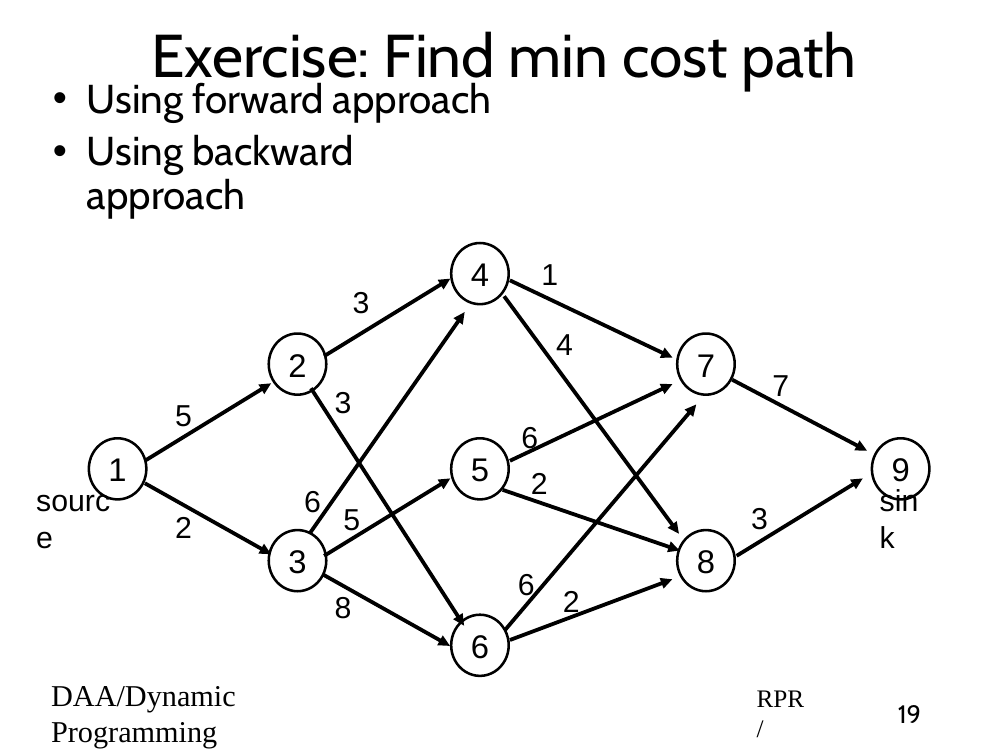
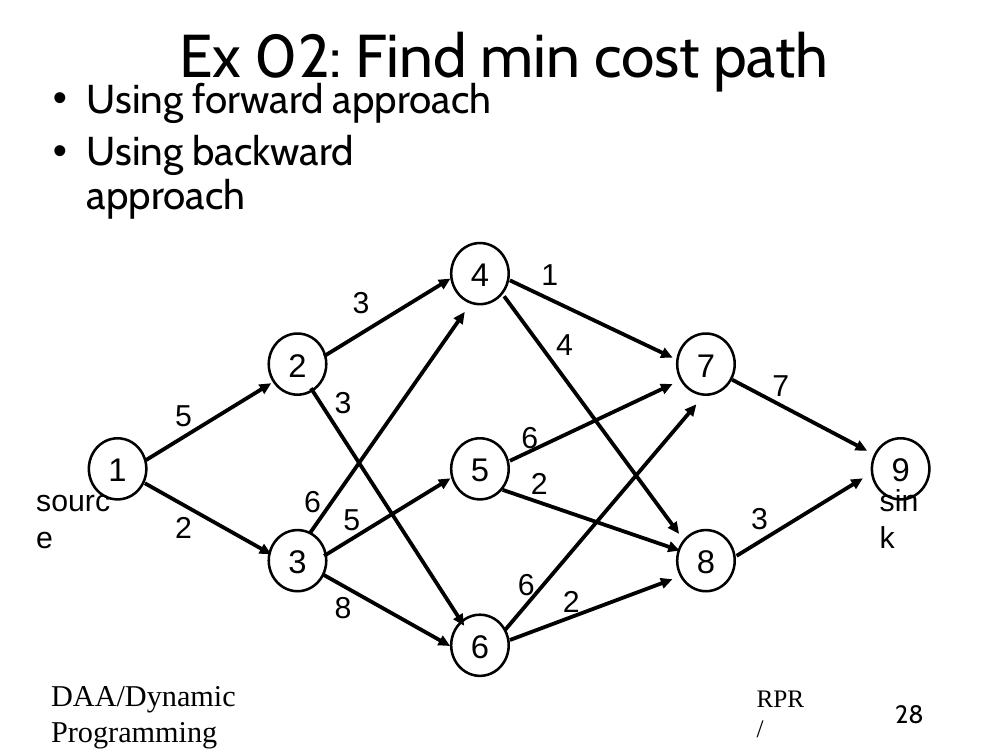
Before and after one commit to rprustagi/2019-17CS43-DAA, a slide deck: slide 28 of Slides-RPR/2019-H1-DAA-L32-DynProg-MultiStage-Graphs.pptx (slide 19 before the commit). Drawn at 1008x756 pixels with LibreOffice and Linux fonts; fonts in the diff are those of the drawing. Boxes give left, top, right and bottom in pixels: in the first picture for what was removed or moved away, otherwise in the second. Text is boxed around its words. In the diff, an @@ line names an element or a change of style, - is before the commit and + after.

```diff
--- a/Slides-RPR/2019-H1-DAA-L32-DynProg-MultiStage-Graphs.pptx
+++ b/Slides-RPR/2019-H1-DAA-L32-DynProg-MultiStage-Graphs.pptx
@@ title at box(179, 31, 828, 90): text changed @@
-Exercise: Find min cost path
+Ex 02: Find min cost path
@@ page number at box(895, 705, 924, 724): text changed @@
-19
+28
```
Also in this commit, not shown: 1 other slide changed, 9 slides added, 2 other files.
